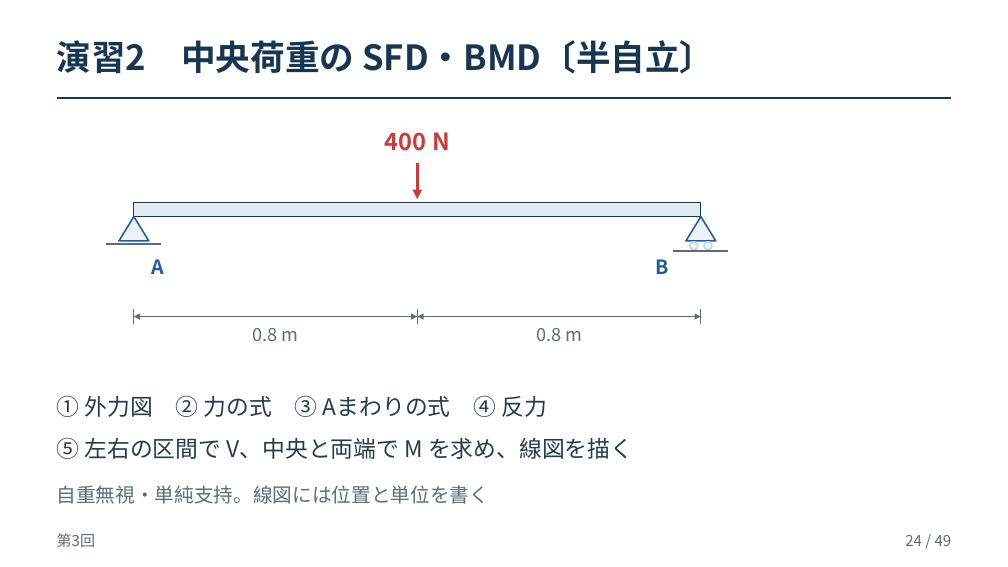
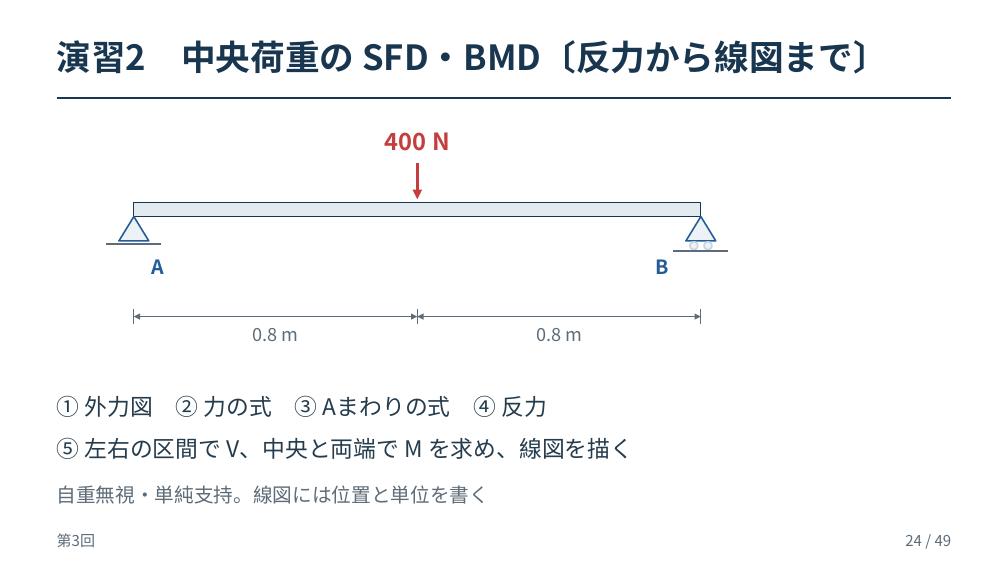
Before and after one commit to zooc-14calbp/industrial-materials-course, a slide deck: slide 24 of 学生用/第03回/03_授業スライド.pptx. Drawn at 1008x567 pixels with LibreOffice and Linux fonts; fonts in the diff are those of the drawing. Boxes give left, top, right and bottom in pixels: in the first picture for what was removed or moved away, otherwise in the second. Text is boxed around its words. In the diff, an @@ line names an element or a change of style, - is before the commit and + after.

```diff
--- a/学生用/第03回/03_授業スライド.pptx
+++ b/学生用/第03回/03_授業スライド.pptx
@@ text at [57, 40, 888, 74]: text changed @@
-演習2 中央荷重の SFD・BMD〔半自立〕
+演習2 中央荷重の SFD・BMD〔反力から線図まで〕
```
Also in this commit, not shown: 11 other slides changed, 8 other files.
